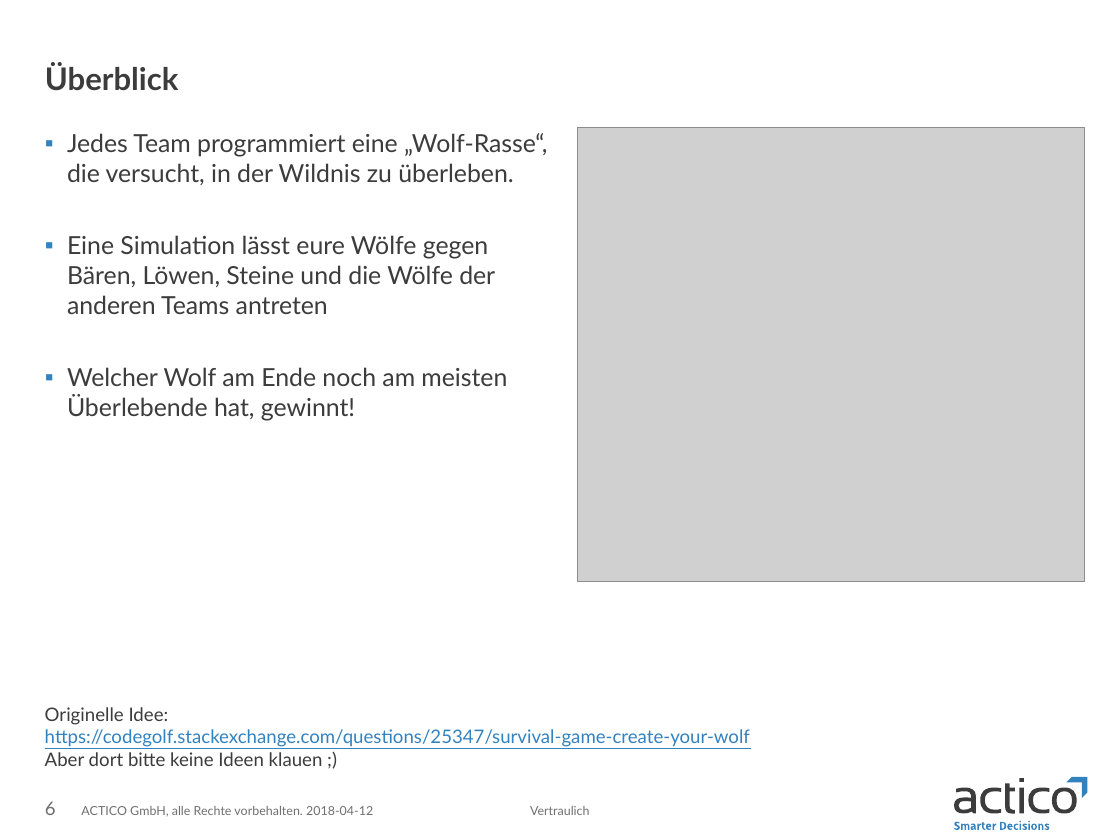
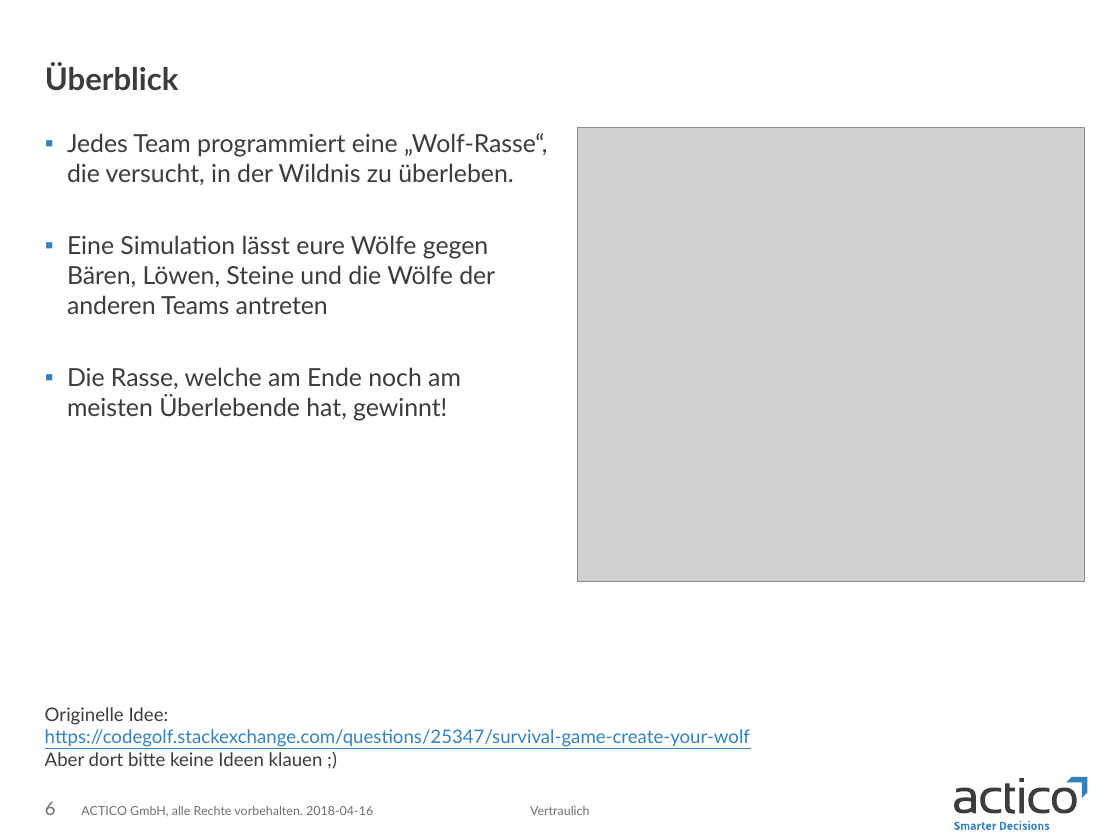
Before and after one commit to ni851ste/actico-code-challenge-wolf, a slide deck: slide 6 of media/powerpoint.pptx. Drawn at 1120x840 pixels with LibreOffice and Linux fonts; fonts in the diff are those of the drawing; grey boxes stand for pictures. Boxes give left, top, right and bottom in pixels: in the first picture for what was removed or moved away, otherwise in the second. Text is boxed around its words. In the diff, an @@ line names an element or a change of style, - is before the commit and + after.

```diff
--- a/media/powerpoint.pptx
+++ b/media/powerpoint.pptx
@@ text at bbox=[67, 367, 461, 421]: text changed @@
-▪ Welcher Wolf am Ende noch am meisten Überlebende hat, gewinnt!
+▪ Die Rasse, welche am Ende noch am meisten Überlebende hat, gewinnt!
@@ text at bbox=[81, 806, 373, 816]: text changed @@
-ACTICO GmbH, alle Rechte vorbehalten. 2018-04-12
+ACTICO GmbH, alle Rechte vorbehalten. 2018-04-16
```
Also in this commit, not shown: 11 other slides changed.
